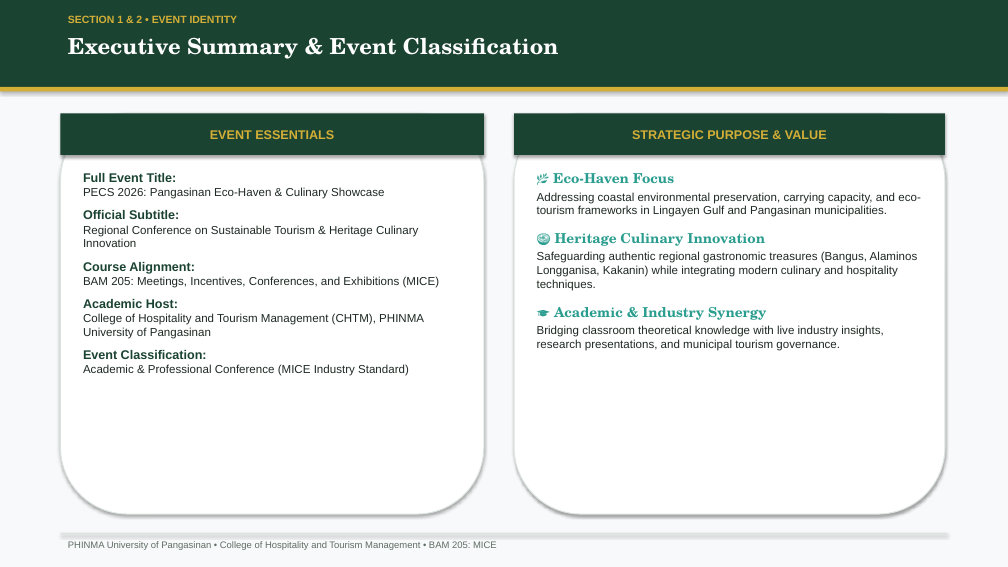
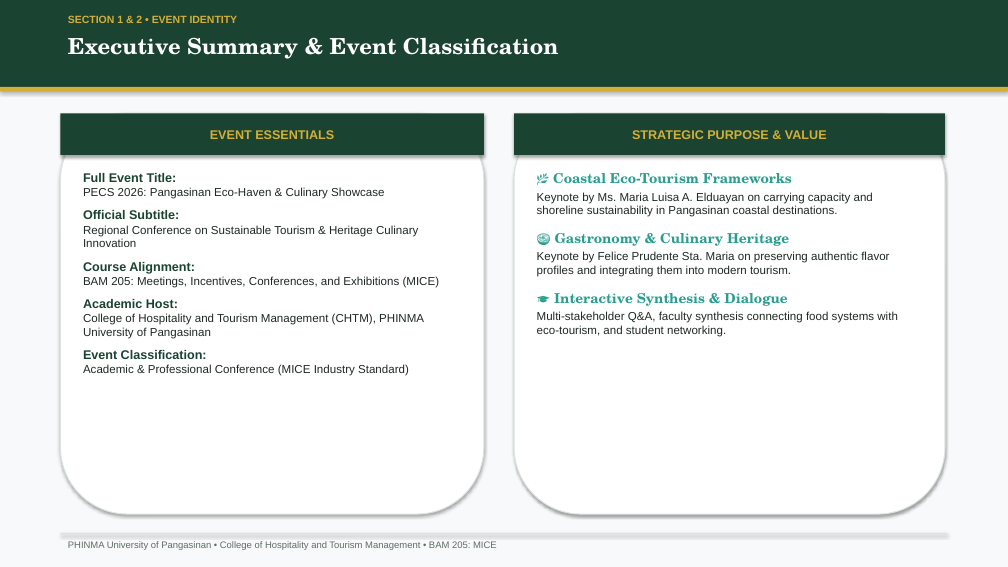
Before and after one commit to Yooxowie/PECS2026, a slide deck: slide 2 of PECS_2026_Animated_Presentation.pptx. Drawn at 1008x567 pixels with LibreOffice and Linux fonts; fonts in the diff are those of the drawing. Boxes give left, top, right and bottom in pixels: in the first picture for what was removed or moved away, otherwise in the second. Text is boxed around its words. In the diff, an @@ line names an element or a change of style, - is before the commit and + after.

Commit message:
feat: Update program flow with Keynotes Ms. Elduayan & Ms. Sta. Maria and synthesis session

```diff
--- a/PECS_2026_Animated_Presentation.pptx
+++ b/PECS_2026_Animated_Presentation.pptx
@@ text at (537,173,898,337): text changed @@
-🌿 Eco-Haven Focus
-Addressing coastal environmental preservation, carrying capacity, and eco-tourism frameworks in Lingayen Gulf and Pangasinan municipalities.
-🍲 Heritage Culinary Innovation
-Safeguarding authentic regional gastronomic treasures (Bangus, Alaminos Longganisa, Kakanin) while integrating modern culinary and hospitality techniques.
-🎓 Academic & Industry Synergy
-Bridging classroom theoretical knowledge with live industry insights, research presentations, and municipal tourism governance.
+🌿 Coastal Eco-Tourism Frameworks
+Keynote by Ms. Maria Luisa A. Elduayan on carrying capacity and shoreline sustainability in Pangasinan coastal destinations.
+🍲 Gastronomy & Culinary Heritage
+Keynote by Felice Prudente Sta. Maria on preserving authentic flavor profiles and integrating them into modern tourism.
+🎓 Interactive Synthesis & Dialogue
+Multi-stakeholder Q&A, faculty synthesis connecting food systems with eco-tourism, and student networking.
```
Also in this commit, not shown: 14 other slides changed, 5 other files.
